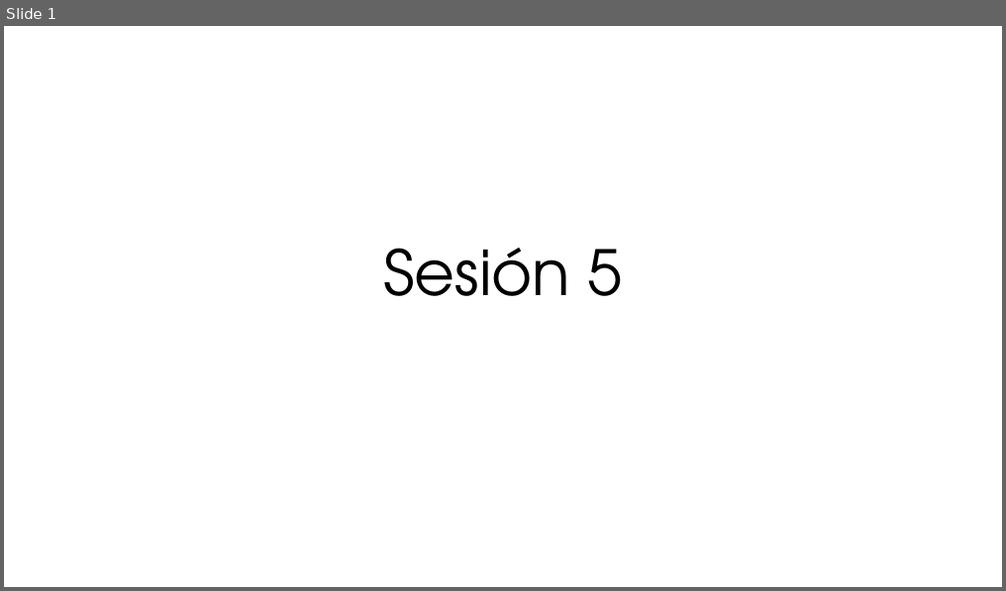
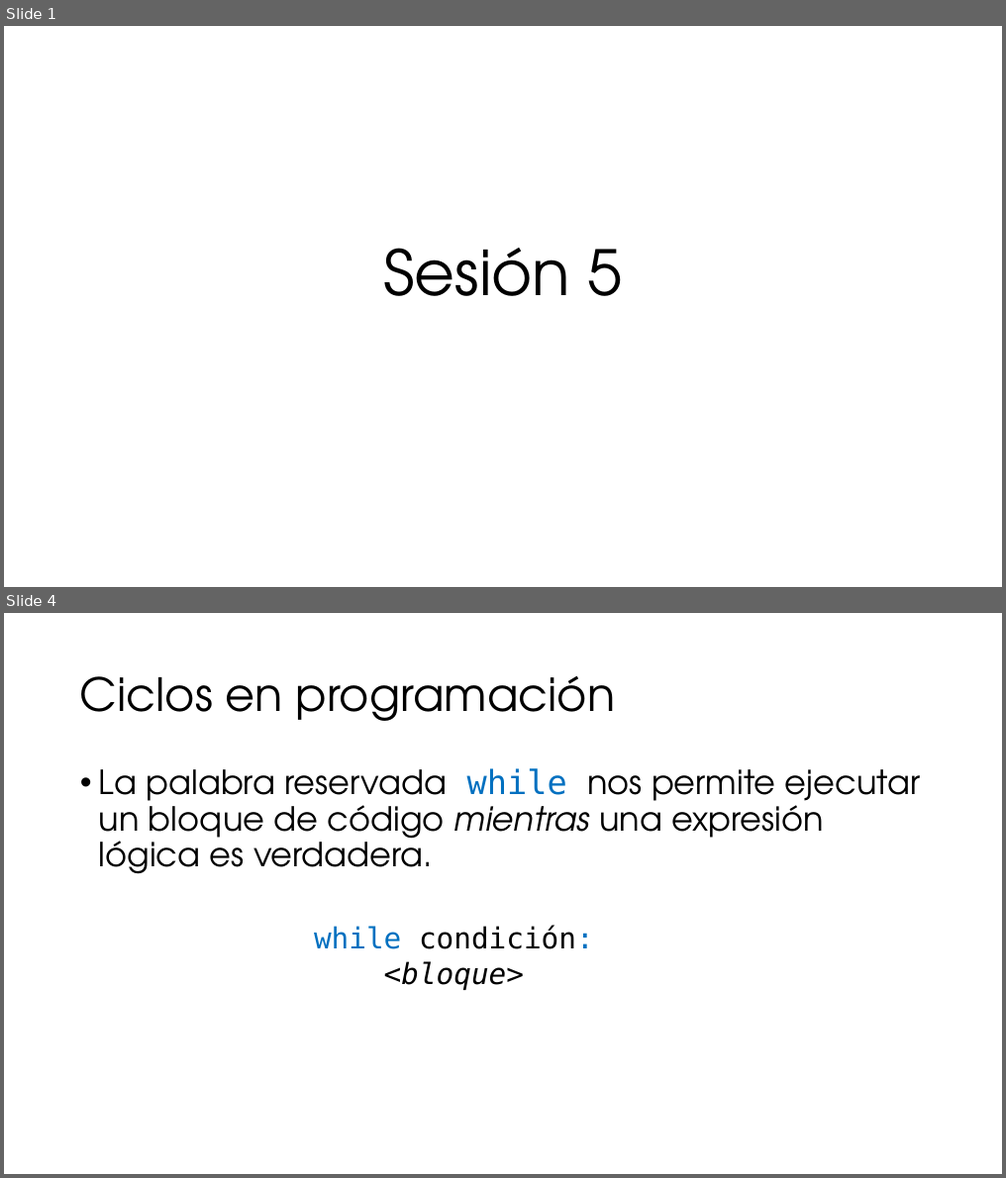
Before and after one commit to ccaballeroh/IntroPython, a slide deck: slides/Programación con Python05.pptx. Shown one above the other, each under a label of ours: slide 1 before the commit, slides 1 and 4 after it; the slides between them are not shown. The pictures are 1006x591 and 1006x1178 pixels, drawn with LibreOffice and Linux fonts; fonts in the diff are those of the drawing. Boxes give left, top, right and bottom in pixels: in the first picture for what was removed or moved away, otherwise in the second. Text is boxed around its words. In the diff, an @@ line names an element or a change of style, - is before the commit and + after.

```diff
--- a/slides/Programación con Python05.pptx
+++ b/slides/Programación con Python05.pptx
@@ slide 4 added at [4,613,1002,1174], background #FFFFFF @@
@@ title added at [80,676,616,721], 44 pt, text #000000 @@
+Ciclos en programación
@@ text added at [99,768,920,874], 32 pt, text #000000 @@
+• La palabra reservada while nos permite ejecutar un bloque de código mientras una expresión lógica es verdadera.
@@ text added at [314,925,594,990], 28 pt, text #000000 @@
+while condición:
+<bloque>
```
Also in this commit, not shown: 1 slide changed, 11 other slides added, 1 slide removed.
